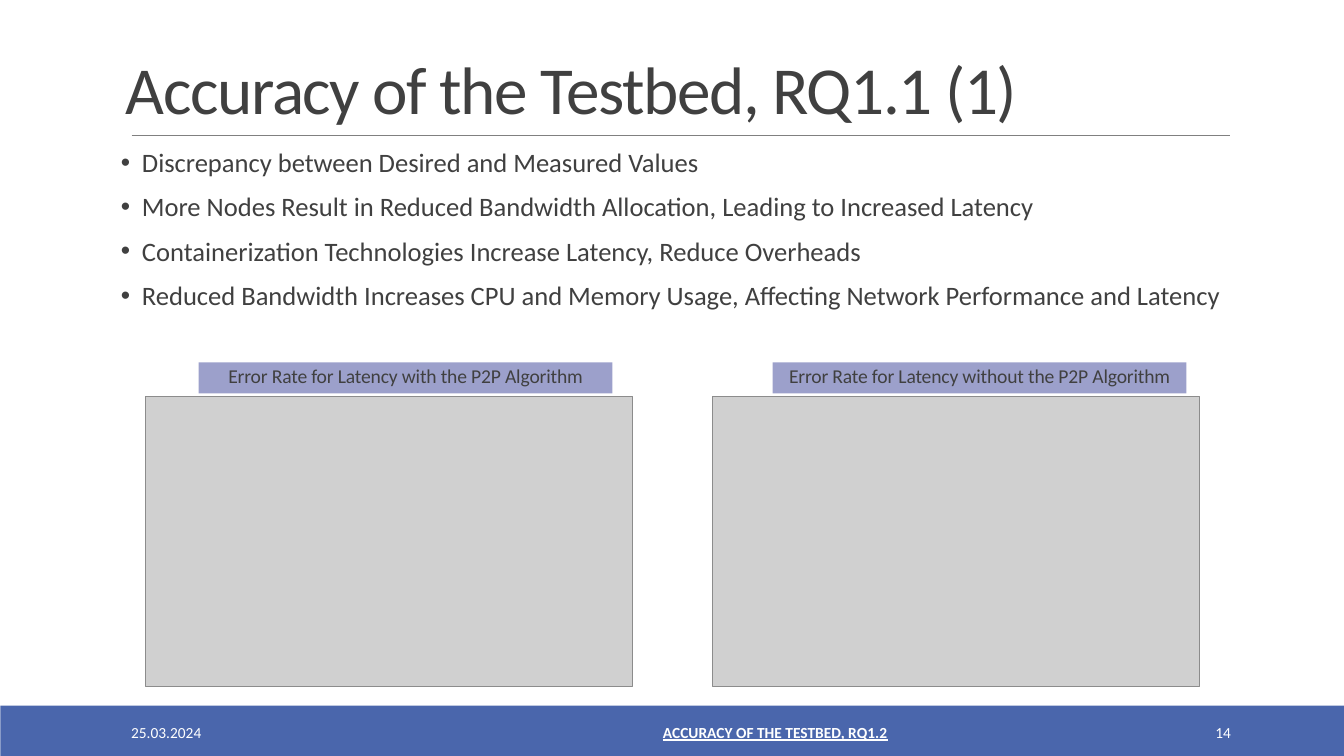
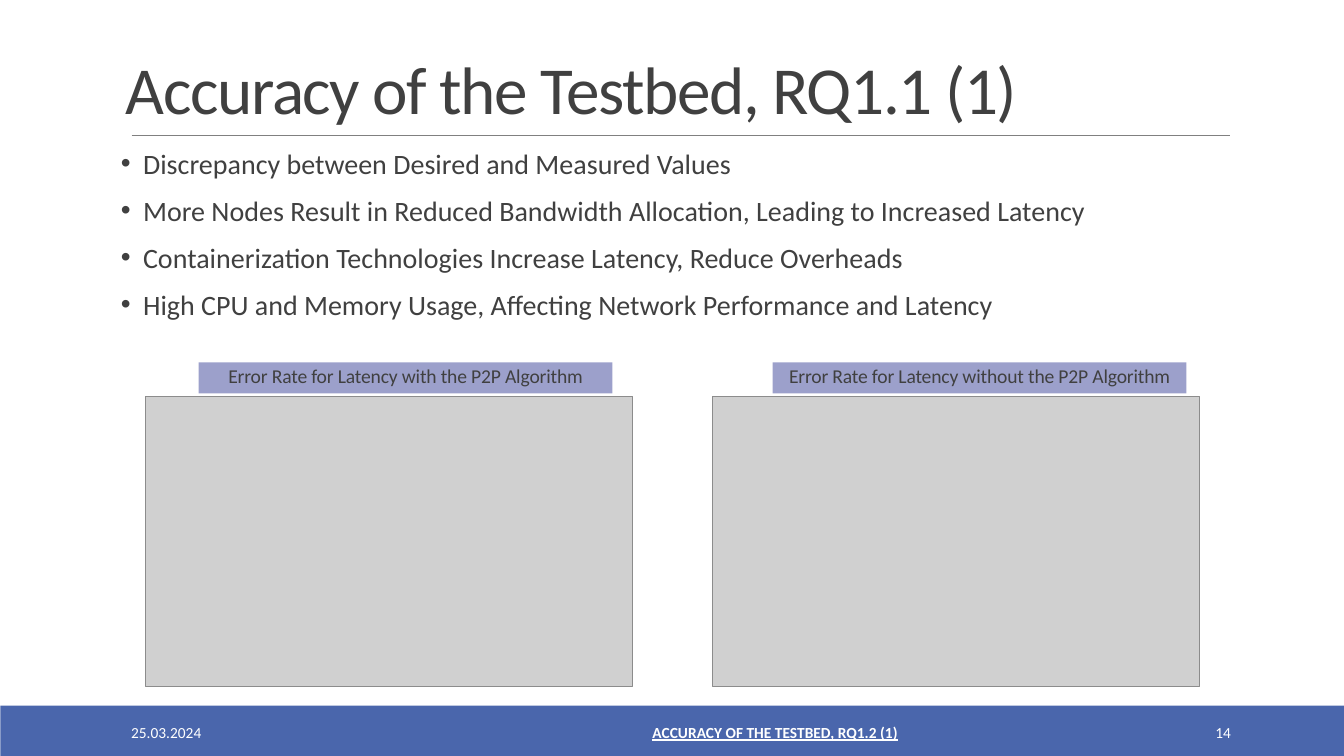
Before and after one commit to oezcankaraca/abschlussvortrag, a slide deck: slide 14 of Abschlussvortrag.pptx. Drawn at 1344x756 pixels with LibreOffice and Linux fonts; fonts in the diff are those of the drawing; grey boxes stand for pictures. Boxes give left, top, right and bottom in pixels: in the first picture for what was removed or moved away, otherwise in the second. Text is boxed around its words. In the diff, an @@ line names an element or a change of style, - is before the commit and + after.

```diff
--- a/Abschlussvortrag.pptx
+++ b/Abschlussvortrag.pptx
@@ text at box(143, 154, 1084, 273): size 19 to 20 pt in "Discrepancy between Desired and Measured Values", "More Nodes Result in Reduced Bandwidth Allocation, ...", "Containerization Technologies Increase Latency, Reduce Overh ..."; indent changed; more space between paragraphs @@
@@ text at box(143, 295, 992, 320): text changed; size 19 to 20 pt @@
-• Reduced Bandwidth Increases CPU and Memory Usage, Affecting Network Performance and Latency
+• High CPU and Memory Usage, Affecting Network Performance and Latency
@@ text at box(652, 727, 897, 741): text changed @@
-ACCURACY OF THE TESTBED, RQ1.2
+ACCURACY OF THE TESTBED, RQ1.2 (1)
```
Also in this commit, not shown: 16 other slides changed, 3 other files.
